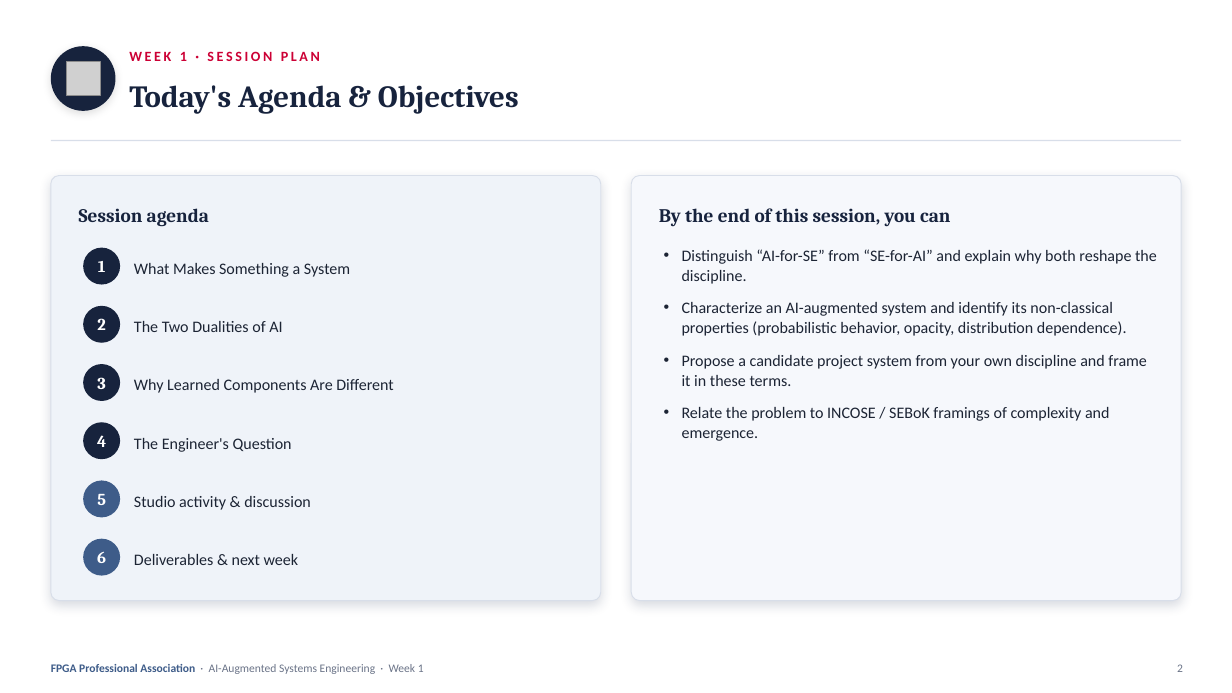
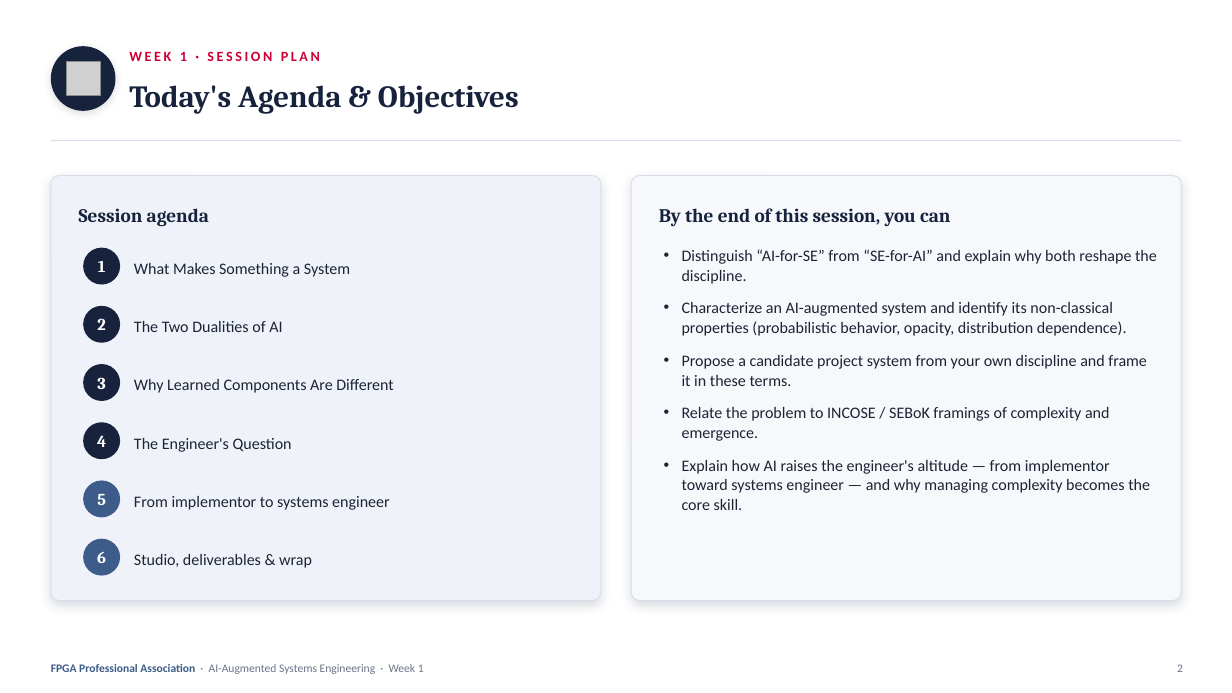
Before and after one commit to fpga-professional-association/fpgapa_website, a slide deck: slide 2 of assets/courses/ai-augmented-se/FPGAPA_AIAugmentedSE_Week01_The_AI_Augmented_Problem.pptx. Drawn at 1232x693 pixels with LibreOffice and Linux fonts; fonts in the diff are those of the drawing; grey boxes stand for pictures. Boxes give left, top, right and bottom in pixels: in the first picture for what was removed or moved away, otherwise in the second. Text is boxed around its words. In the diff, an @@ line names an element or a change of style, - is before the commit and + after.

```diff
--- a/assets/courses/ai-augmented-se/FPGAPA_AIAugmentedSE_Week01_The_AI_Augmented_Problem.pptx
+++ b/assets/courses/ai-augmented-se/FPGAPA_AIAugmentedSE_Week01_The_AI_Augmented_Problem.pptx
@@ text at bbox=[682, 460, 1150, 510]: paragraph added @@
+• Explain how AI raises the engineer's altitude — from implementor toward systems engineer — and why managing complexity becomes the core skill.
@@ text at bbox=[134, 496, 390, 510]: text changed @@
-Studio activity & discussion
+From implementor to systems engineer
@@ text at bbox=[134, 554, 312, 568]: text changed @@
-Deliverables & next week
+Studio, deliverables & wrap
```
Also in this commit, not shown: 5 other slides changed, 5 slides added, 4 other files.
